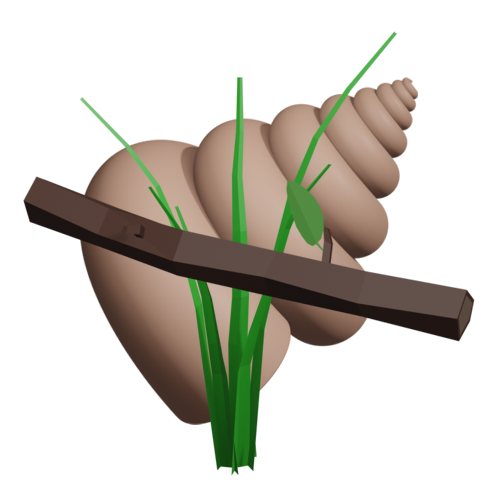
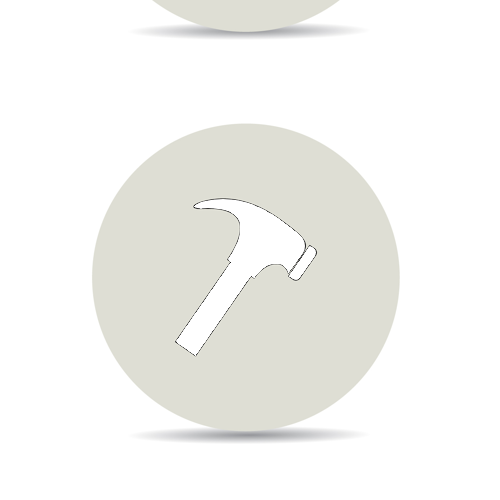
Two versions of the same layered image (500px x 500px). Layer-by-layer changes:
added group "Labels" with 2 layers above "Items" over 23, 0, 475, 476
added layer "placeable_label" in group "Labels" over 128, 192, 320, 384
added layer "4425.jpg" in group "Labels" over 23, 0, 475, 476
added group "Items" with 4 layers above "Hintergrund" over 23, 0, 475, 476
moved "shell_rendered.png" into group "Items" over 28, 61, 475, 445
moved "wood_rendered.png" into group "Items", painted on it over 23, 0, 475, 476
moved "grass_rendered.png" into group "Items", painted on it over 23, 0, 475, 476
added layer "banish_stone_rendered" in group "Items" over 23, 0, 475, 476
